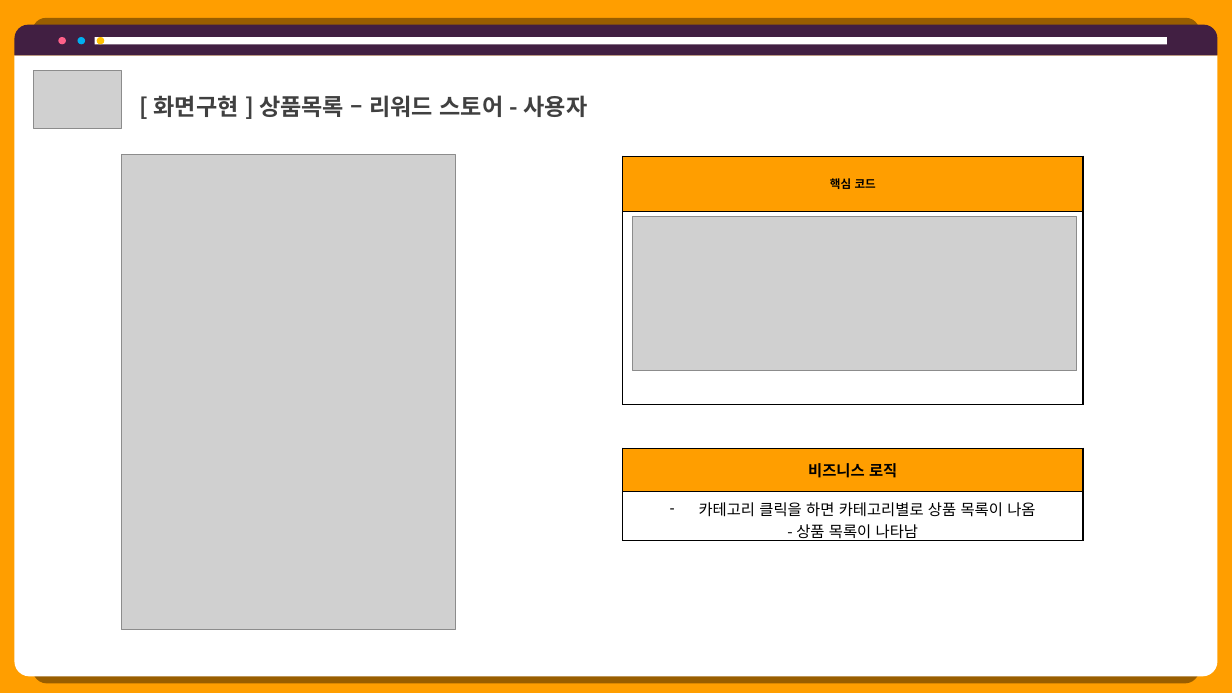
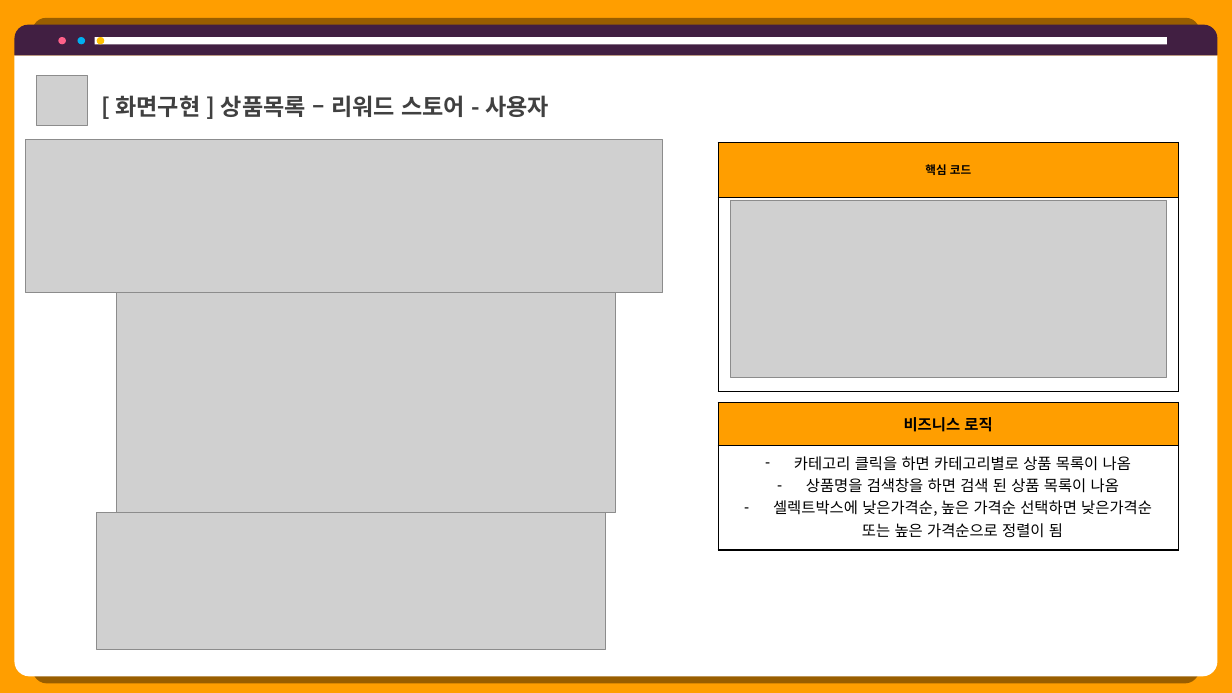
Before and after one commit to hhsw07/ezen-academy-projects, a slide deck: slide 3 of 0 발표용 파워포인트/0608 5차발표/0608 project06 - 파워포인트 - 기범.pptx (slide 14 before the commit). Drawn at 1232x693 pixels with LibreOffice and Linux fonts; fonts in the diff are those of the drawing; grey boxes stand for pictures. Boxes give left, top, right and bottom in pixels: in the first picture for what was removed or moved away, otherwise in the second. Text is boxed around its words. In the diff, an @@ line names an element or a change of style, - is before the commit and + after.

```diff
--- a/0 발표용 파워포인트/0608 5차발표/0608 project06 - 파워포인트 - 기범.pptx
+++ b/0 발표용 파워포인트/0608 5차발표/0608 project06 - 파워포인트 - 기범.pptx
@@ picture: place and size @@
-picture at [34, 70, 121, 128]
+picture at [37, 75, 88, 126]
@@ text "[ 화면구현 ] 상품목록 – ...": place and size @@
-text "[ 화면구현 ] 상품목록 – ..." at [154, 95, 588, 117]
+text "[ 화면구현 ] 상품목록 – ..." at [115, 95, 549, 117]
@@ picture added at [25, 140, 663, 292] @@
@@ table: place and size @@
-table at [623, 156, 1083, 405]
+table at [718, 142, 1178, 391]
@@ picture removed at [121, 155, 456, 630] @@
@@ picture: place and size @@
-picture at [633, 216, 1078, 371]
+picture at [731, 201, 1167, 377]
@@ picture added at [116, 293, 616, 513] @@
@@ table at [718, 403, 1178, 551] @@
-row 2, column 1: 카테고리 클릭을 하면 카테고리별로 상품 목록이 나옴 / - 상품 목록이 나타남
+row 2, column 1: 카테고리 클릭을 하면 카테고리별로 상품 목록이 나옴 / 상품명을 검색창을 하면 검색 된 상품 목록이 나옴 / 셀렉트박스에 낮은가격순, 높은 가격순 선택하면 낮은가격순 또는 높은 가격순으로 정렬이 됨
@@ table: place and size @@
-table at [623, 448, 1083, 545]
+table at [718, 403, 1178, 551]
@@ picture added at [97, 512, 605, 650] @@
```
Also in this commit, not shown: 12 other slides changed, 3 slides removed.
